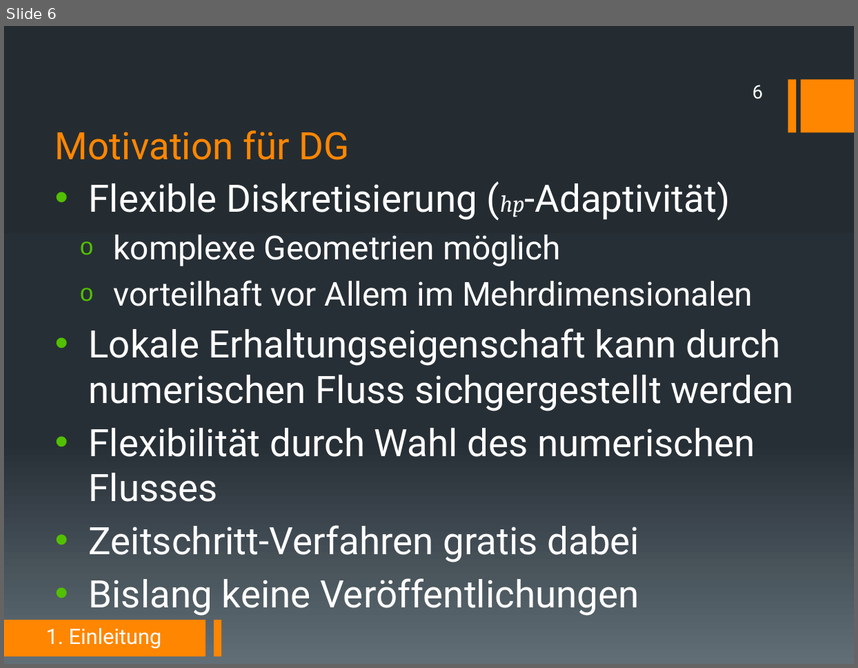
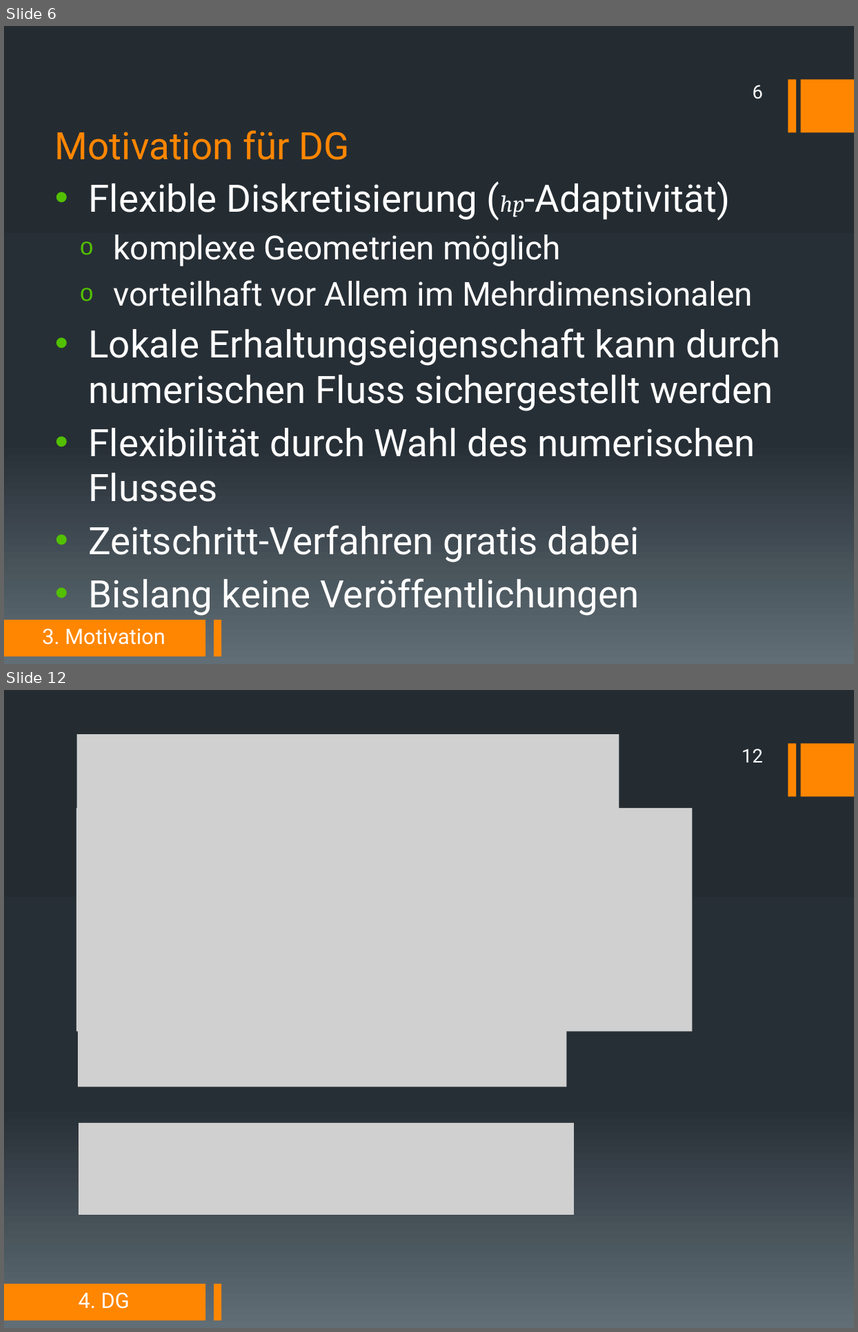
Before and after one commit to DerKleineGauss/Masterarbeit, a slide deck: Abschlussvortrag/Präsentation.pptx. Shown one above the other, each under a label of ours: slide 6 before the commit, slides 6 and 12 after it; the slides between them are not shown. The pictures are 858x668 and 858x1332 pixels, drawn with LibreOffice and Linux fonts; fonts in the diff are those of the drawing; grey boxes stand for pictures. Boxes give left, top, right and bottom in pixels: in the first picture for what was removed or moved away, otherwise in the second. Text is boxed around its words. In the diff, an @@ line names an element or a change of style, - is before the commit and + after.

```diff
--- a/Abschlussvortrag/Präsentation.pptx
+++ b/Abschlussvortrag/Präsentation.pptx
@@ slide 12 added at [4,690,854,1328], background gradient #242C33 to #273037 to #636D76; not listed: 4 template elements that a slide beside it also shows @@
@@ picture added at [77,734,619,836] @@
@@ page number added at [742,749,763,762], 16 pt, text #FFFFFF @@
+12
@@ picture added at [76,808,692,1032] @@
@@ picture added at [78,1018,567,1087] @@
@@ picture added at [79,1123,575,1214] @@
@@ text added at [79,1292,130,1308], 18 pt, text #FFFFFF @@
+4. DG
@@ slide 6 changed as well @@
@@ text at [88,328,781,411]: text changed @@
-• Lokale Erhaltungseigenschaft kann durch numerischen Fluss sichgergestellt werden
+• Lokale Erhaltungseigenschaft kann durch numerischen Fluss sichergestellt werden
@@ text at [42,628,165,644]: text changed @@
-1. Einleitung
+3. Motivation
```
Also in this commit, not shown: 6 other slides changed, 13 other slides added, 7 slides removed.
